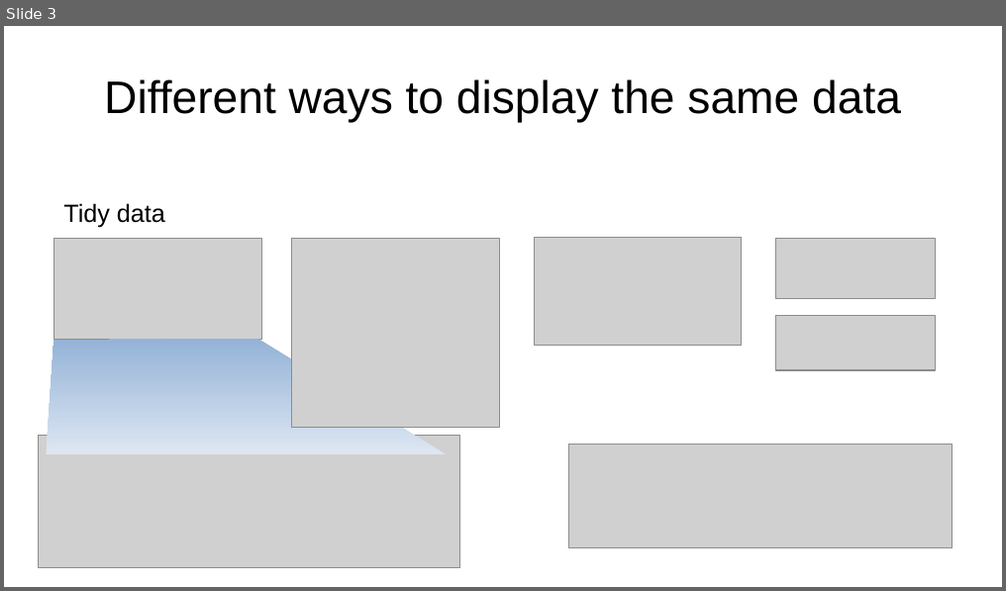
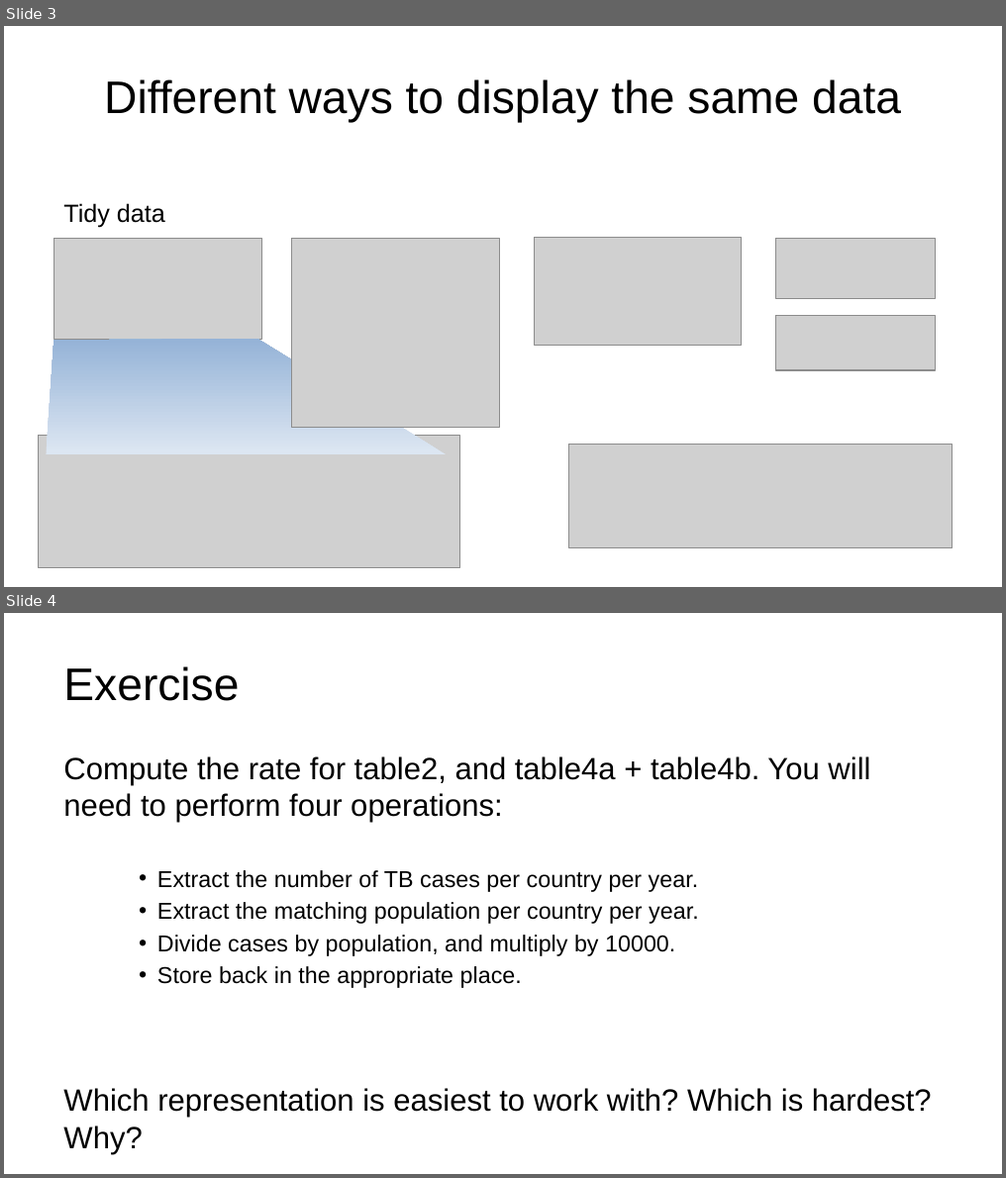
Before and after one commit to nt246/NTRES-6100-data-science, a slide deck: slides/Slides_tidydata.pptx. Shown one above the other, each under a label of ours: slide 3 before the commit, slides 3 and 4 after it. The pictures are 1006x591 and 1006x1178 pixels, drawn with LibreOffice and Linux fonts; fonts in the diff are those of the drawing; grey boxes stand for pictures. Boxes give left, top, right and bottom in pixels: in the first picture for what was removed or moved away, otherwise in the second. Text is boxed around its words. In the diff, an @@ line names an element or a change of style, - is before the commit and + after.

```diff
--- a/slides/Slides_tidydata.pptx
+++ b/slides/Slides_tidydata.pptx
@@ slide 4 added at (x1=4, y1=613, x2=1002, y2=1174), background #FFFFFF @@
@@ title added at (x1=63, y1=666, x2=239, y2=701), 33 pt, text #000000 @@
+Exercise
@@ text added at (x1=63, y1=757, x2=932, y2=1155), 16.6 pt, text #000000 @@
+Compute the rate for table2, and table4a + table4b. You will need to perform four operations:
+    • Extract the number of TB cases per country per year.
+    • Extract the matching population per country per year.
+    • Divide cases by population, and multiply by 10000.
+    • Store back in the appropriate place.
+Which representation is easiest to work with? Which is hardest? Why?
```
Also in this commit, not shown: 1 slide changed, 3 other slides added, 7 other files.
